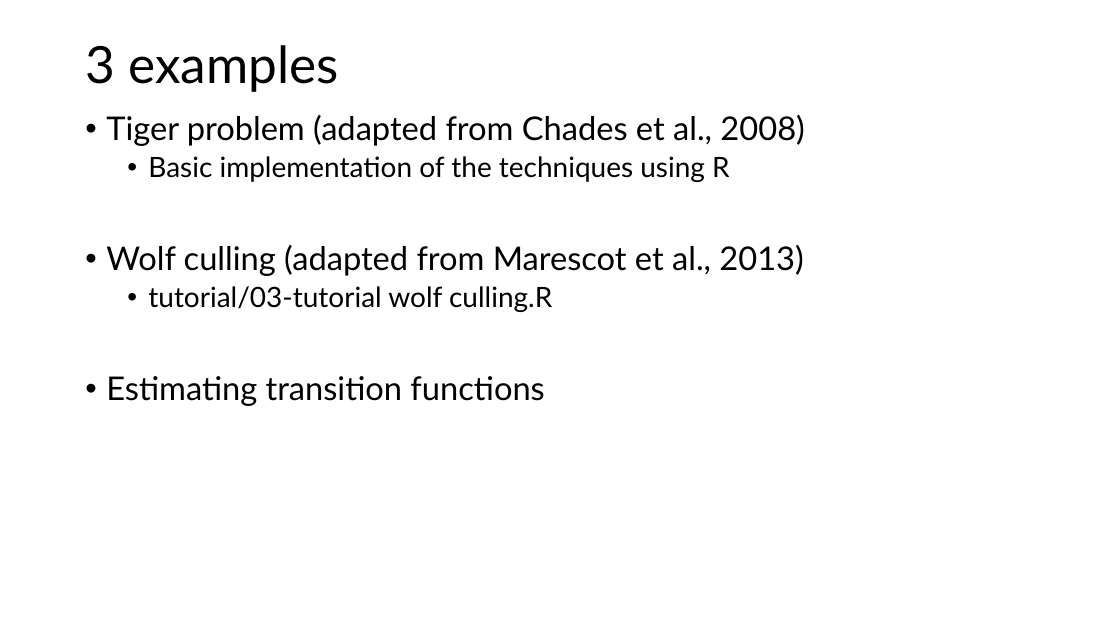
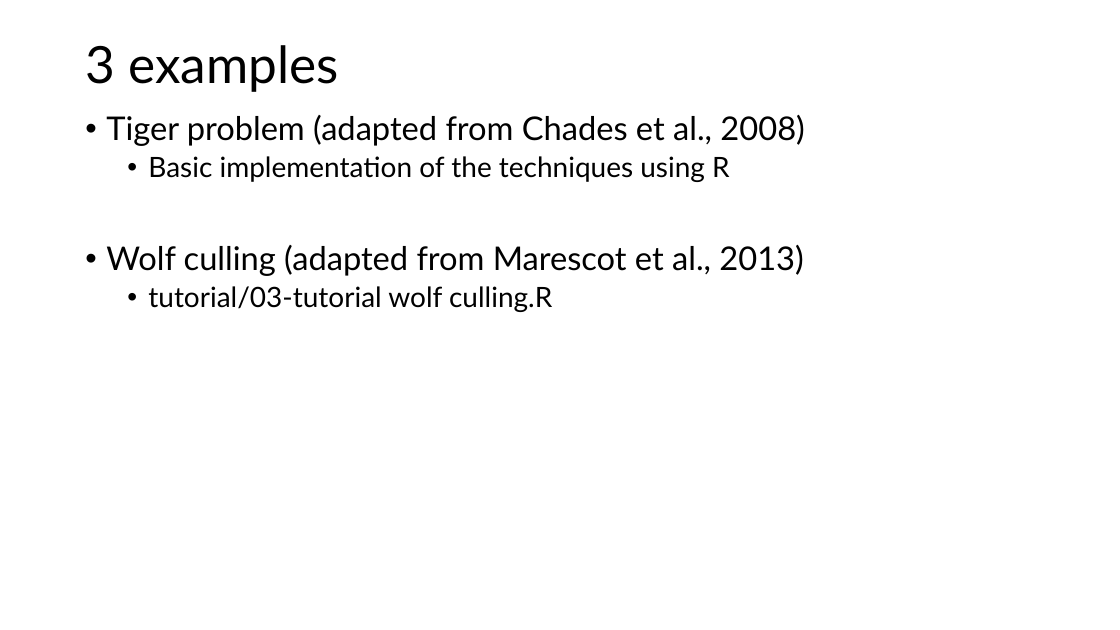
Before and after one commit to luzvpascal/MDPworkshop, a slide deck: slide 3 of slides/workshop-1.pptx. Drawn at 1120x630 pixels with LibreOffice and Linux fonts; fonts in the diff are those of the drawing. Boxes give left, top, right and bottom in pixels: in the first picture for what was removed or moved away, otherwise in the second. Text is boxed around its words. In the diff, an @@ line names an element or a change of style, - is before the commit and + after.

```diff
--- a/slides/workshop-1.pptx
+++ b/slides/workshop-1.pptx
@@ text at <box>106,376,544,406</box>: paragraph removed @@
-• Estimating transition functions
```
Also in this commit, not shown: 10 slides added, 2 slides removed, 2 other files.
